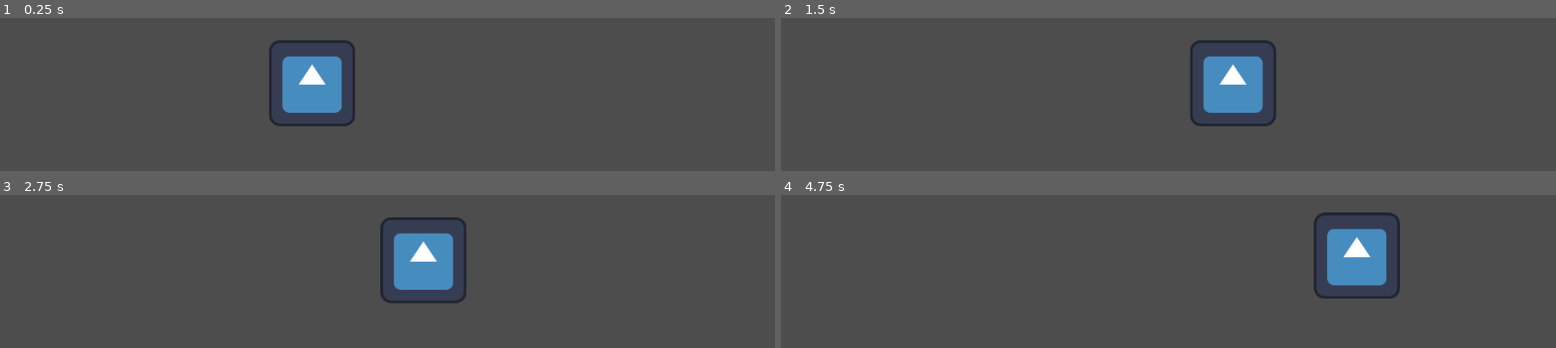
Above: before the commit, frames 1-4 (two rows, left to right).
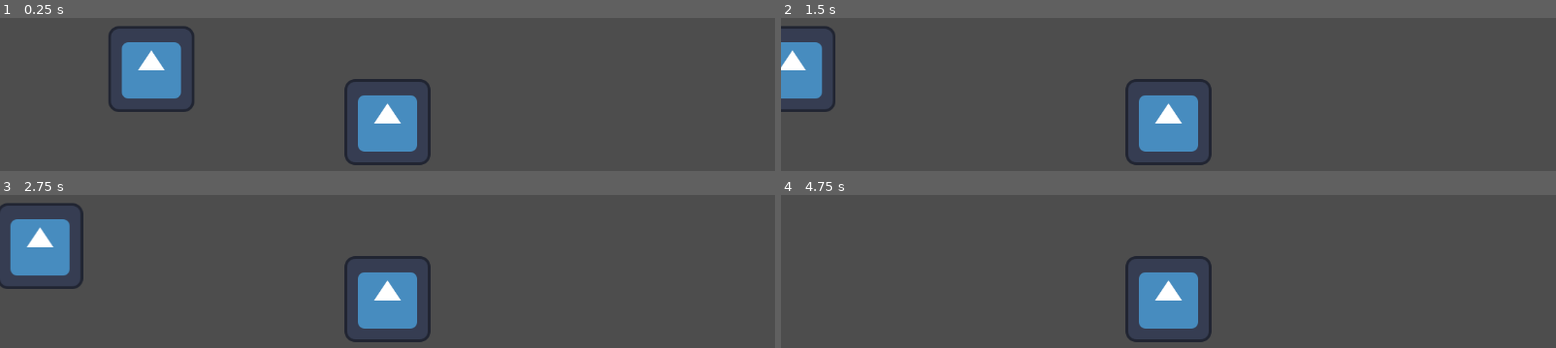
Above: after the commit, the same moments.

Repository: AAF-07/Game-jam
Game: Godot game, scene res://Scene/level.tscn
Two runs of this game, one before a commit and one after it. Both use one fixed random seed, a clock stepped at 60 frames per second and the inputs below. The engine's default icon, where the game draws it, is replaced by a stand-in: a white triangle on a blue panel in a dark square.
Inputs:
- Up to frame 1 (0.25 s): no input
- Up to frame 2 (1.5 s): tap Enter at 0.5 s; hold Shift (run) 0.53-1.28 s; hold Right (right) from 0.53 s (still down); tap Up (ui_up) at 0.77 s; tap Shift (run) at 1.35 s
- Up to frame 3 (2.75 s): tap Up (ui_up) at 1.52 s; release Right (right) at 2.03 s; hold Left (left) from 2.03 s (still down); hold Shift (run) from 2.03 s (still down)
- Up to frame 4 (4.75 s): release Left (left) at 2.78 s; release Shift (run) at 2.78 s; hold Right (right) 2.78-4.28 s; tap Shift (run) at 2.85, 4.35 s; tap Up (ui_up) at 3.02, 3.77, 4.52 s; hold Shift (run) 3.53-4.28 s; hold Left (left) from 4.28 s (still down)

The runs differ from the first frame. In frame 1, 11% of the frame differs, in the area x 14-56%, y 5-97%; in frame 2, 9.5%; in frame 3, 9.8%; in frame 4, 7.3%.

Commit message:
add camera to player

Diff:
--- a/Scene/level.tscn
+++ b/Scene/level.tscn
@@ -1,8 +1,15 @@
 [gd_scene format=3 uid="uid://b5myhbv8ntedf"]
 
 [ext_resource type="PackedScene" uid="uid://dp2qkl1hb871u" path="res://Scene/player.tscn" id="1_7wcfd"]
+[ext_resource type="Texture2D" uid="uid://barq67eed08is" path="res://icon.svg" id="2_3bu56"]
 
 [node name="Node2D" type="Node2D" unique_id=992683157]
 
 [node name="Player" parent="." unique_id=1473777026 instance=ExtResource("1_7wcfd")]
-position = Vector2(464, 266)
+position = Vector2(578, 316)
+
+[node name="Camera2D" type="Camera2D" parent="Player" unique_id=1279136179]
+
+[node name="Icon" type="Sprite2D" parent="." unique_id=1851808827]
+position = Vector2(227, 237)
+texture = ExtResource("2_3bu56")
